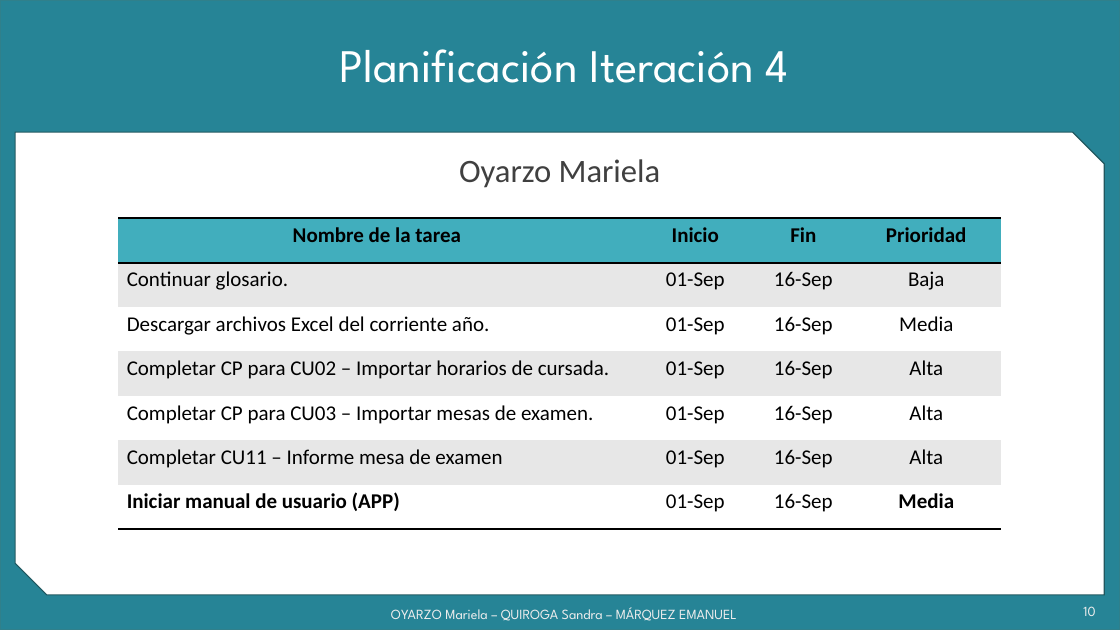
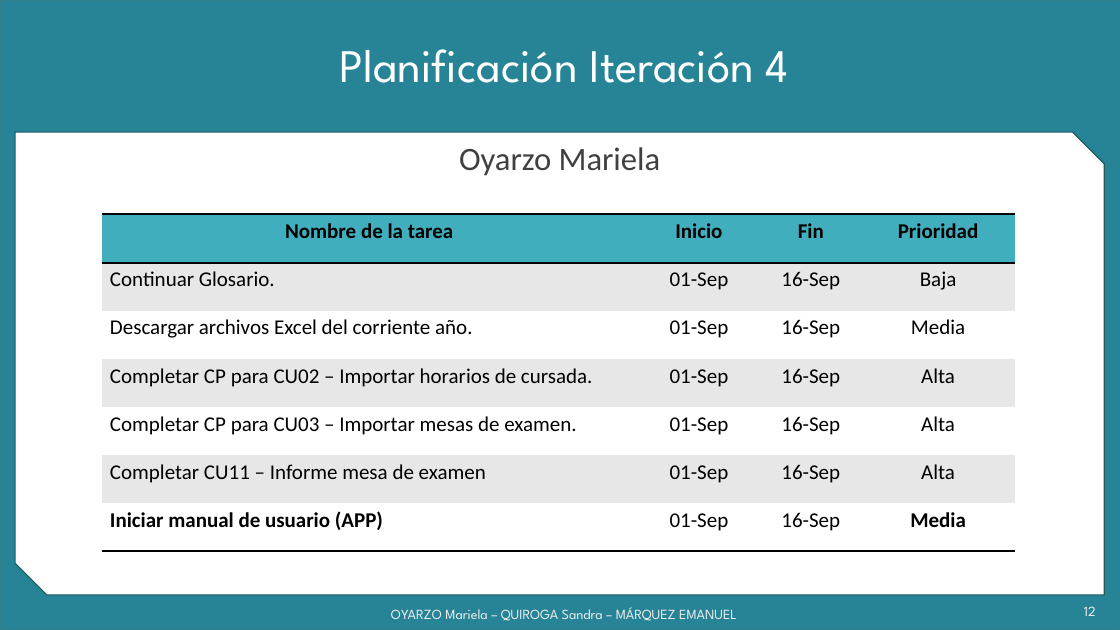
Before and after one commit to grupoyenu/yenu, a slide deck: slide 12 of 08. Presentaciones/Presentación 9 - 31.08.18.pptx (slide 10 before the commit). Drawn at 1120x630 pixels with LibreOffice and Linux fonts; fonts in the diff are those of the drawing; background and template pictures are left out. Boxes give left, top, right and bottom in pixels: in the first picture for what was removed or moved away, otherwise in the second. Text is boxed around its words. In the diff, an @@ line names an element or a change of style, - is before the commit and + after.

```diff
--- a/08. Presentaciones/Presentación 9 - 31.08.18.pptx
+++ b/08. Presentaciones/Presentación 9 - 31.08.18.pptx
@@ text "Oyarzo Mariela": place and size @@
-text "Oyarzo Mariela" at [459,159,661,188]
+text "Oyarzo Mariela" at [459,147,661,176]
@@ table at [102,214,1016,551] @@
-row 2, column 1: Continuar glosario.
+row 2, column 1: Continuar Glosario.
@@ table: place and size @@
-table at [118,218,1002,529]
+table at [102,214,1016,551]
@@ page number at [1084,606,1096,616]: text changed @@
-10
+12
```
Also in this commit, not shown: 10 other slides changed, 2 slides added.
